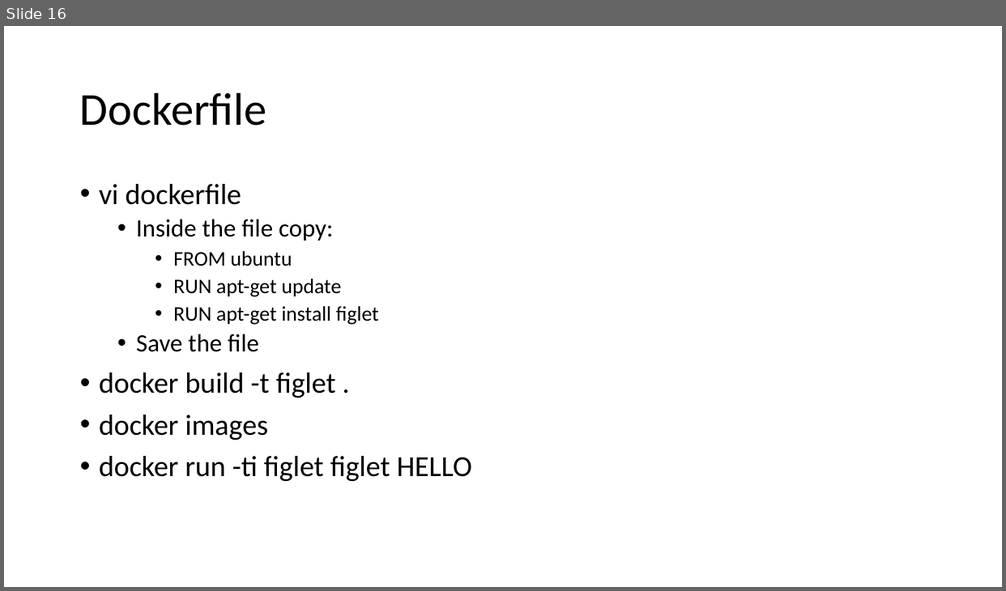
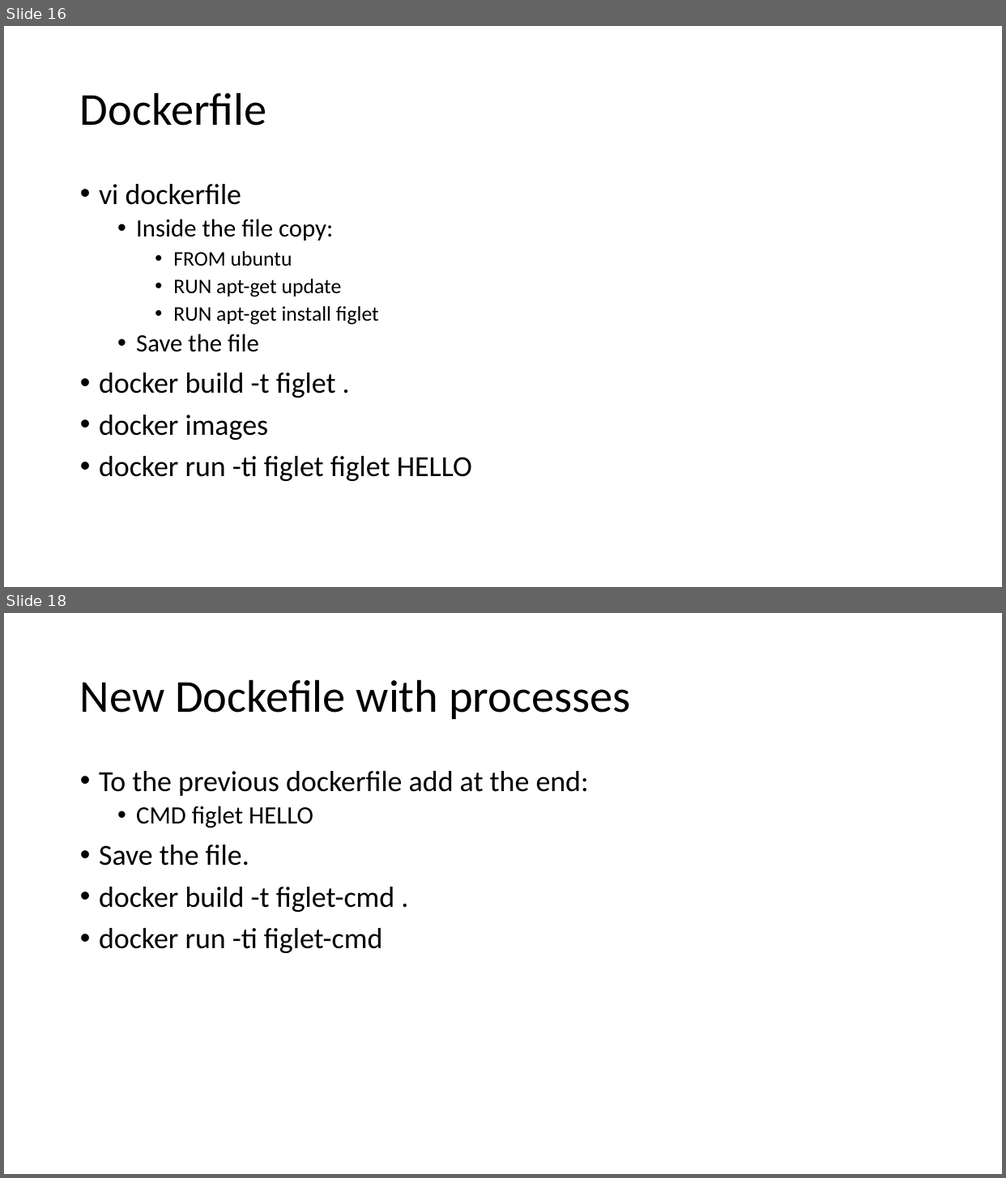
Before and after one commit to rogerscuall/docker-presentation, a slide deck: Docker presentation.pptx. Shown one above the other, each under a label of ours: slide 16 before the commit, slides 16 and 18 after it; the slides between them are not shown. The pictures are 1006x591 and 1006x1178 pixels, drawn with LibreOffice and Linux fonts; fonts in the diff are those of the drawing. Boxes give left, top, right and bottom in pixels: in the first picture for what was removed or moved away, otherwise in the second. Text is boxed around its words. In the diff, an @@ line names an element or a change of style, - is before the commit and + after.

```diff
--- a/Docker presentation.pptx
+++ b/Docker presentation.pptx
@@ slide 18 added at <box>4,613,1002,1174</box>, background #FFFFFF @@
@@ title added at <box>80,679,630,719</box>, 44 pt, text #000000 @@
+New Dockefile with processes
@@ text added at <box>99,771,589,953</box>, 28 pt, text #000000 @@
+• To the previous dockerfile add at the end:
+  • CMD figlet HELLO
+• Save the file.
+• docker build -t figlet-cmd .
+• docker run -ti figlet-cmd
```
Also in this commit, not shown: 8 other slides added, 6 other files.
